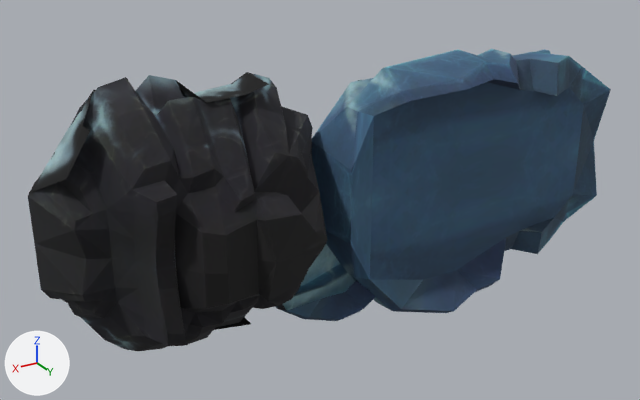
A saved change to the OBJ model sceneobjs/huodong_fuben_610/huodong_fuben_610_lianjieqiao01.obj.
Both versions are drawn from a 50 mm camera at (798.0, 993.0, 584.0) aimed at (95.0, -178.0, -1.0). Every picture has the same lights, and +X, +Y and +Z are marked at lower left. Where no turn or scale is listed for an object, it has been applied to the vertices. Vertices at the same position are counted once.

Objects in the first picture: 'huodong_fuben_610_lianjieqiao01'.
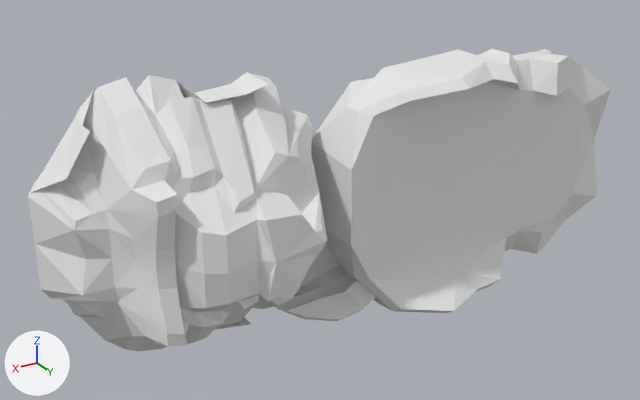
Changed parts and their boxes (x1, y1, x2, y2) in the pictures (640 x 400 px):
part 1 of me_huodong_fuben_610_lianjieqiao01, recoloured
    both: (28, 49, 611, 351)
part 2 of me_huodong_fuben_610_lianjieqiao01, recoloured
    both: (29, 73, 359, 330)

Edits to the bpy script that builds the scene:
```text
Add mat_material_2_1:
    mat_material_2_1 = principled_material('material_2')
    mat_material_2_1.base_color = (0.8, 0.8, 0.8)  # white #e7e7e7
    mat_material_2_1.roughness = 1.0
Add mat_material_3_1:
    mat_material_3_1 = principled_material('material_3')
    mat_material_3_1.base_color = (0.8, 0.8, 0.8)  # white #e7e7e7
    mat_material_3_1.roughness = 1.0
Change me_huodong_fuben_610_lianjieqiao01:
    where me_huodong_fuben_610_lianjieqiao01.from_pydata(...)  # 420 vertices, 753 faces; spans x -552.0..552.0, y -243.0..-2.0, z -237.0..237.0
    used by ob_huodong_fuben_610_lianjieqiao01; location = (0.0, 0.0, 0.0)
    me_huodong_fuben_610_lianjieqiao01 part 1: all 705 faces that had it switch from mat_material_2 (picture img_huodong_fuben_610_lianjieqiao01_png) to mat_material_2_1 (white #e7e7e7)
    me_huodong_fuben_610_lianjieqiao01 part 2: all 48 faces that had it switch from mat_material_3 (picture img_huodong_fuben_610_pingtai02_03_png) to mat_material_3_1 (white #e7e7e7)
```
